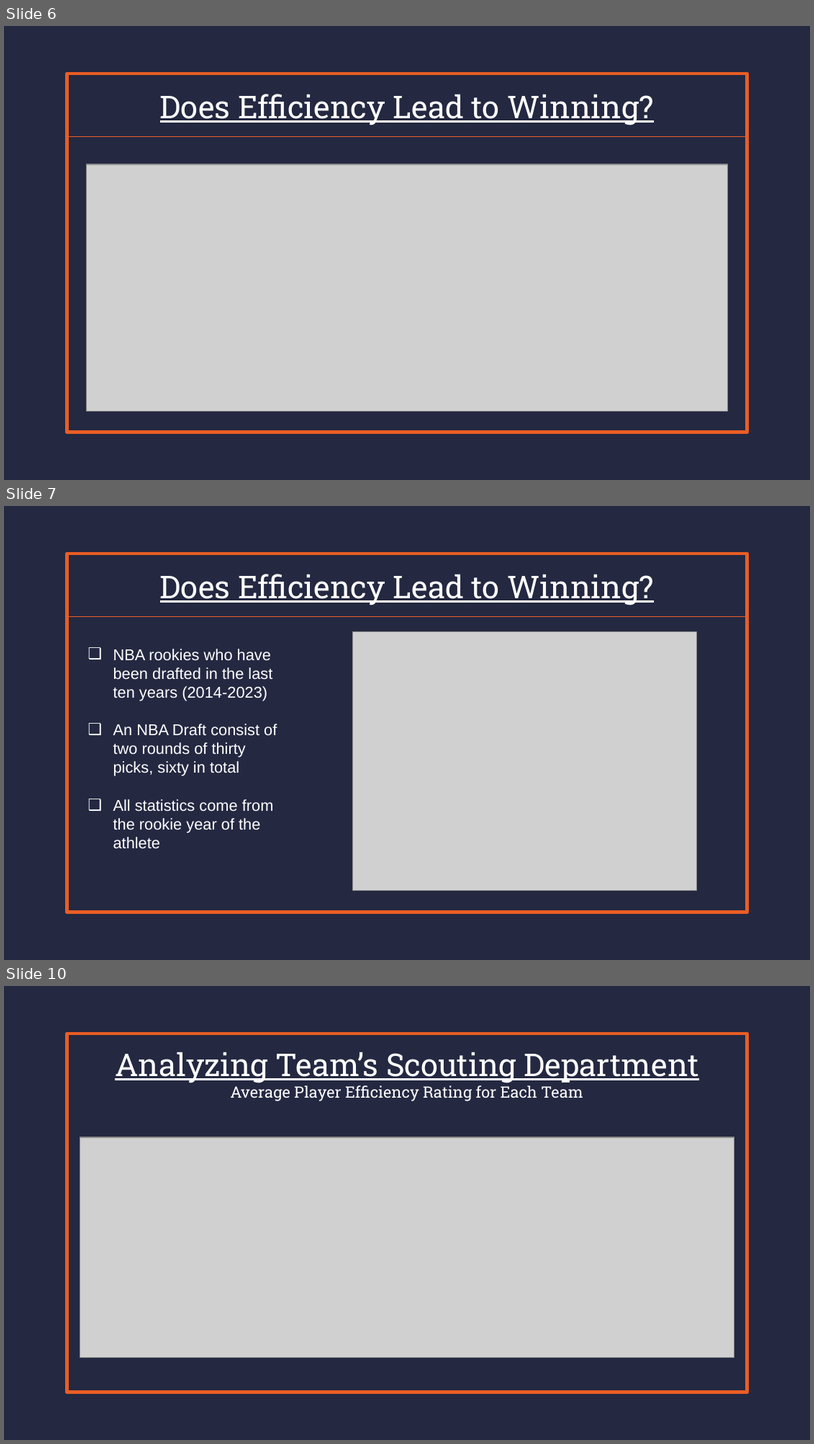
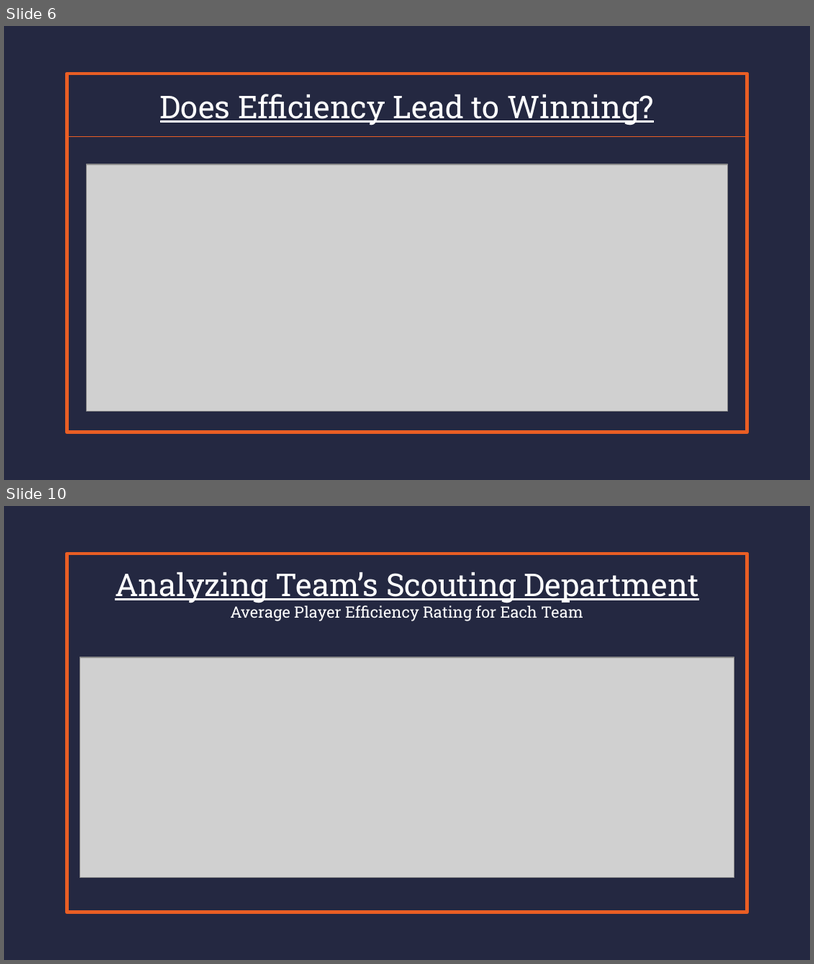
Before and after one commit to Zavello/capstone_DA12_NBA, a slide deck: CapStone Presentation.pptx. Shown one above the other, each under a label of ours: slides 6, 7 and 10 before the commit, slides 6 and 10 after it; the slides between them are not shown. The pictures are 814x1444 and 814x964 pixels, drawn with LibreOffice and Linux fonts; fonts in the diff are those of the drawing; grey boxes stand for pictures. Boxes give left, top, right and bottom in pixels: in the first picture for what was removed or moved away, otherwise in the second. Text is boxed around its words. In the diff, an @@ line names an element or a change of style, - is before the commit and + after.

```diff
--- a/CapStone Presentation.pptx
+++ b/CapStone Presentation.pptx
@@ slide 7 removed at [4, 506, 810, 960], background #242841; not listed: 1 template element that a slide beside it also shows @@
@@ rectangle removed at [67, 554, 748, 616] @@
-Does Efficiency Lead to Winning?
@@ picture removed at [353, 632, 697, 890] @@
@@ text removed at [113, 649, 277, 849] @@
-❑ NBA rookies who have been drafted in the last ten years (2014-2023)
-                ❑ An NBA Draft consist of two rounds of thirty picks, sixty in total
-                ❑ All statistics come from the rookie year of the athlete
```
Also in this commit, not shown: 4 slides changed, 4 slides added, 2 other slides removed, 5 other files.
